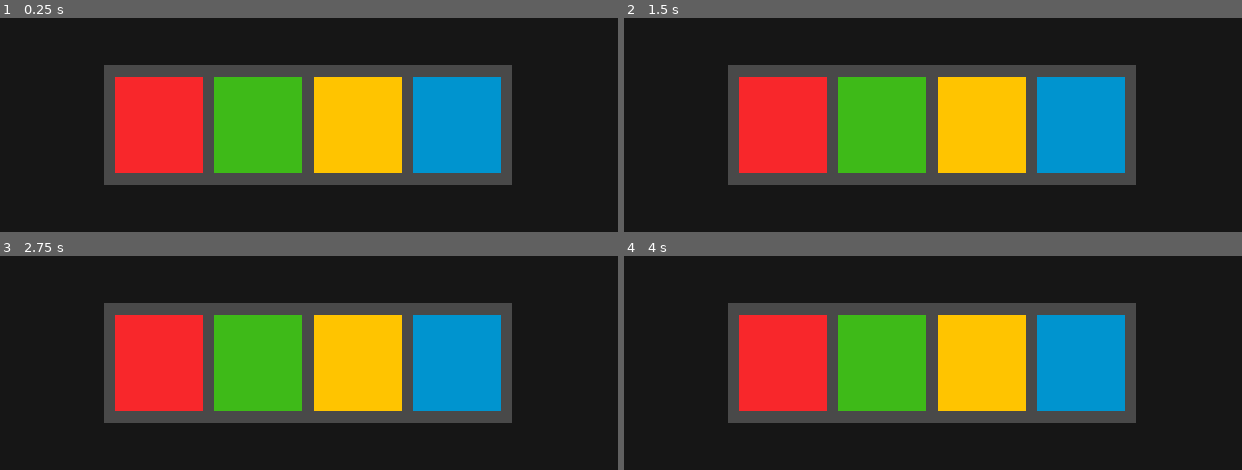
Above: before the commit, frames 1-4 (two rows, left to right).
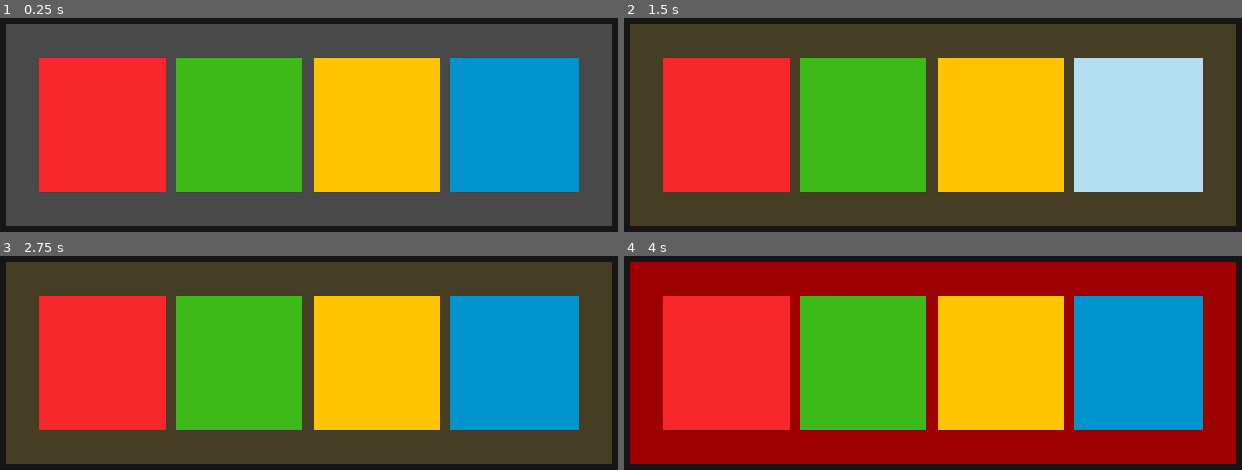
Above: after the commit, the same moments.

Repository: kchy3731/resol
Game: Godot game, scene res://main2.tscn
Two runs of this game, one before a commit and one after it. Both use one fixed random seed, a clock stepped at 60 frames per second and the inputs below.
Inputs (mouse positions are in pixels of both pictures, inside the frame that each line leads up to; where the layout moved, square brackets give the same spot in the first picture):
- Up to frame 1 (0.25 s): no input
- Up to frame 2 (1.5 s): click (784, 125) at 0.52 s; click (883, 125) at 1.27 s
- Up to frame 3 (2.75 s): click (358, 363) at 2.02 s
- Up to frame 4 (4 s): click (1081, 363) at 2.77 s; click (722, 363) [784, 363] at 3.5 s

The runs differ from the first frame. In frame 1, 71% of the frame differs, in the area x 0-100%, y 2-98%; in frame 2, 76%; in frame 3, 72%; in frame 4, 72%.

Commit message:
my other commit

Diff:
--- a/color_button.gd
+++ b/color_button.gd
@@ -9,6 +9,8 @@
 var flash_mix := 0.0
 
 func _input(event: InputEvent) -> void:
+	if disabled:
+		return
 	if event.is_action_pressed(input_action):
 		button_down.emit()
 		pressed.emit()
@@ -20,13 +22,16 @@
 	button_down.connect(_button_down)
 	button_up.connect(_button_up)
 
-func _process(delta: float) -> void:
-	color_rect.color = thecolor
+func _process(_delta: float) -> void:
+	pass
+	# color_rect.color = thecolor
 
 func _button_down() -> void:
-	thecolor = Color.BLACK
+	color_rect.color = Color.BLACK
 func _button_up() -> void:
-	thecolor = default_color
+	color_rect.color = default_color
 
-func flash() -> void:
-	pass
+func flash(time: float = 0.5) -> void:
+	color_rect.color = lerp(default_color, Color.WHITE, 0.7)
+	await get_tree().create_timer(time).timeout
+	color_rect.color = default_color
--- a/main.gd
+++ b/main.gd
@@ -1,12 +1,31 @@
 extends Control
 
-@onready var buttons: Array[Button] = [
+@export var disabled_color: Color
+@export var correct_color: Color
+@export var incorrect_color: Color
+
+@onready var container_bg: ColorRect = $Container
+@onready var bg_default_color: Color = container_bg.color
+@onready var buttons: Array[ColorButton] = [
 	%Red, %Green, %Yellow, %Blue
 ]
 var button_names: Array[String] = [
 	"red", "green", "yellow", "blue"
 ]
 #var button_waiting: Button = null
+
+var ruleset := Ruleset.new()
+
+func flash_bg(flash_color: Color, time: float = 0.5) -> void:
+	var old_color := container_bg.color
+	container_bg.color = flash_color
+	await get_tree().create_timer(time).timeout
+	container_bg.color = old_color
+
+func set_disabled(disabled: bool) -> void:
+	container_bg.color = disabled_color if disabled else bg_default_color
+	for button in buttons:
+		button.disabled = disabled
 
 func make_sequence(length: int = 3, num_buttons: int = 4) -> Array[int]:
 	var sequence: Array[int] = []
@@ -17,18 +36,49 @@
 
 	return sequence
 
-func do_sequence(sequence: Array[int]) -> void:
+# true if done correctly, false if done incorrectly
+func do_sequence(sequence: Array[int]) -> bool:
+	set_disabled(true)
+
 	for i in range(sequence.size()):
 		var button_idx := sequence[i]
-		print("button_idx = %d" % button_idx)
-		print("PLEASE PRESS THE %s BUTTON." % button_names[button_idx])
+		await buttons[button_idx].flash()
+		await get_tree().create_timer(0.3).timeout
 
-		await buttons[button_idx].pressed
-	print("DONE!")
+	set_disabled(false)
+
+	for i in range(sequence.size()):
+		var button_idx := sequence[i]
+		var pressed_button_idx: int = await any_button_pressed
+
+		if not ruleset.check(button_idx, pressed_button_idx):
+			await flash_bg(incorrect_color)
+			return false
+
+	await flash_bg(correct_color)
+	return true
 
 func _ready() -> void:
-	print(buttons)
-	do_sequence(make_sequence())
+	for button in buttons:
+		button.disabled = true
+
+	for i in range(buttons.size()):
+		buttons[i].pressed.connect(func():
+			any_button_pressed.emit(i)
+		)
+
+	run()
+
+func run() -> void:
+	await get_tree().create_timer(0.5).timeout
+	while true:
+		await do_sequence(make_sequence())
+		await get_tree().create_timer(0.3).timeout
+
+signal any_button_pressed(button_idx: int)
+
+func _draw() -> void:
+	ruleset.draw(self, Vector2(100, 100))
 
 #func _process(_delta: float) -> void:
 	#if button_waiting != null:
--- a/main2.tscn
+++ b/main2.tscn
@@ -10,7 +10,10 @@
 anchor_bottom = 1.0
 grow_horizontal = 2
 grow_vertical = 2
-script = ExtResource("1_0xm2m")
+script = ExtResource("1_dmrlw")
+disabled_color = Color(0.27, 0.24309, 0.1458, 1)
+correct_color = Color(0.5775, 1, 0.35000002, 1)
+incorrect_color = Color(0.62, 0, 0, 1)
 
 [node name="Background" type="ColorRect" parent="." unique_id=2102800186]
 layout_mode = 1
@@ -28,10 +31,10 @@
 anchor_top = 0.5
 anchor_right = 0.5
 anchor_bottom = 0.5
-offset_left = -294.0
-offset_top = -85.0
-offset_right = 294.0
-offset_bottom = 85.0
+offset_left = -436.5
+offset_top = -145.25
+offset_right = 436.5
+offset_bottom = 145.25
 grow_horizontal = 2
 grow_vertical = 2
 color = Color(0.28668356, 0.2866836, 0.28668356, 1)
@@ -43,10 +46,10 @@
 anchor_bottom = 1.0
 grow_horizontal = 2
 grow_vertical = 2
-theme_override_constants/margin_left = 16
-theme_override_constants/margin_top = 16
-theme_override_constants/margin_right = 16
-theme_override_constants/margin_bottom = 16
+theme_override_constants/margin_left = 48
+theme_override_constants/margin_top = 48
+theme_override_constants/margin_right = 48
+theme_override_constants/margin_bottom = 48
 
 [node name="HBoxContainer" type="HBoxContainer" parent="Container/MarginContainer" unique_id=1239996354]
 layout_mode = 2
@@ -58,8 +61,8 @@
 layout_mode = 2
 size_flags_horizontal = 3
 action_mode = 0
-script = ExtResource("1_ig7tw")
-input_action = "red"
+script = ExtResource("2_8ce7h")
+input_action = "game_red"
 
 [node name="ColorRect" type="ColorRect" parent="Container/MarginContainer/HBoxContainer/Red" unique_id=1175426792]
 layout_mode = 1
@@ -75,8 +78,8 @@
 layout_mode = 2
 size_flags_horizontal = 3
 action_mode = 0
-script = ExtResource("1_ig7tw")
-input_action = "green"
+script = ExtResource("2_8ce7h")
+input_action = "game_green"
 
 [node name="ColorRect" type="ColorRect" parent="Container/MarginContainer/HBoxContainer/Green" unique_id=38835871]
 layout_mode = 1
@@ -92,8 +95,8 @@
 layout_mode = 2
 size_flags_horizontal = 3
 action_mode = 0
-script = ExtResource("1_ig7tw")
-input_action = "yellow"
+script = ExtResource("2_8ce7h")
+input_action = "game_yellow"
 
 [node name="ColorRect" type="ColorRect" parent="Container/MarginContainer/HBoxContainer/Yellow" unique_id=1435018435]
 layout_mode = 1
@@ -109,8 +112,8 @@
 layout_mode = 2
 size_flags_horizontal = 3
 action_mode = 0
-script = ExtResource("1_ig7tw")
-input_action = "blue"
+script = ExtResource("2_8ce7h")
+input_action = "game_blue"
 
 [node name="ColorRect" type="ColorRect" parent="Container/MarginContainer/HBoxContainer/Blue" unique_id=375735175]
 layout_mode = 1
--- a/project.godot
+++ b/project.godot
@@ -22,6 +22,26 @@
 
 [input]
 
+red={
+"deadzone": 0.2,
+"events": [Object(InputEventKey,"resource_local_to_scene":false,"resource_name":"","device":-1,"window_id":0,"alt_pressed":false,"shift_pressed":false,"ctrl_pressed":false,"meta_pressed":false,"pressed":false,"keycode":0,"physical_keycode":68,"key_label":0,"unicode":100,"location":0,"echo":false,"script":null)
+]
+}
+green={
+"deadzone": 0.2,
+"events": [Object(InputEventKey,"resource_local_to_scene":false,"resource_name":"","device":-1,"window_id":0,"alt_pressed":false,"shift_pressed":false,"ctrl_pressed":false,"meta_pressed":false,"pressed":false,"keycode":0,"physical_keycode":70,"key_label":0,"unicode":102,"location":0,"echo":false,"script":null)
+]
+}
+yellow={
+"deadzone": 0.2,
+"events": [Object(InputEventKey,"resource_local_to_scene":false,"resource_name":"","device":-1,"window_id":0,"alt_pressed":false,"shift_pressed":false,"ctrl_pressed":false,"meta_pressed":false,"pressed":false,"keycode":0,"physical_keycode":74,"key_label":0,"unicode":106,"location":0,"echo":false,"script":null)
+]
+}
+blue={
+"deadzone": 0.2,
+"events": [Object(InputEventKey,"resource_local_to_scene":false,"resource_name":"","device":-1,"window_id":0,"alt_pressed":false,"shift_pressed":false,"ctrl_pressed":false,"meta_pressed":false,"pressed":false,"keycode":0,"physical_keycode":75,"key_label":0,"unicode":107,"location":0,"echo":false,"script":null)
+]
+}
 game_red={
 "deadzone": 0.2,
 "events": [Object(InputEventKey,"resource_local_to_scene":false,"resource_name":"","device":-1,"window_id":0,"alt_press …(192 unchanged characters)…
--- /dev/null
+++ b/ruleset.gd
@@ -0,0 +1,49 @@
+class_name Ruleset extends RefCounted
+
+var num_rules := 0
+var from_arr: Array[int] = []
+var to_arr: Array[int] = []
+var broken_rule := -1
+
+func _init() -> void:
+	set_default_rules()
+
+func reset() -> void:
+	num_rules = 0
+	from_arr.clear()
+	to_arr.clear()
+
+func set_default_rules(num: int = 4) -> void:
+	num_rules = num
+	from_arr.resize(num)
+	to_arr.resize(num)
+	for i in range(num):
+		from_arr[i] = i
+		to_arr[i] = i
+
+func add(from: int, to: int) -> void:
+	num_rules += 1
+	from_arr.append(from)
+	to_arr.append(to)
+
+func remove_rule(idx: int) -> void:
+	num_rules -= 1
+	from_arr.remove_at(idx)
+	to_arr.remove_at(idx)
+
+func check(want: int, got: int) -> bool:
+	for i in range(num_rules):
+		if from_arr[i] == want:
+			if to_arr[i] == got:
+				return true
+			else:
+				broken_rule = i
+				return false
+	broken_rule = -1
+	return false
+
+func get_broken_rule() -> int:
+	return broken_rule
+
+func draw(node: CanvasItem, pos: Vector2) -> void:
+	node.draw_rect(Rect2(pos, Vector2(100, 00)), Color.WHITE)
Not shown: 1 places in main.tscn that only renumber resources
Not shown: 1 places in main2.tscn that only renumber resources
Not shown, added: ruleset.gd.uid
